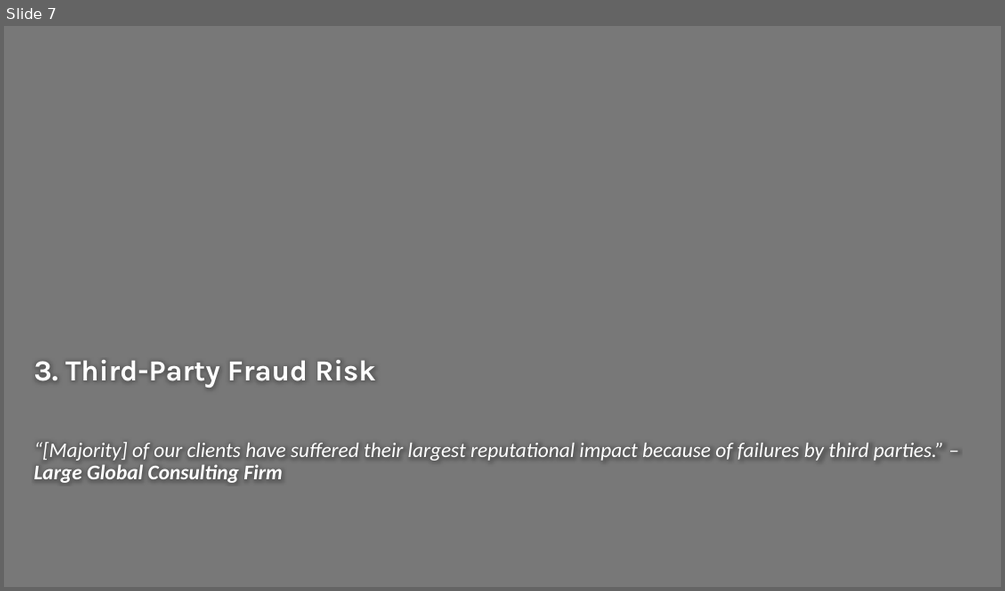
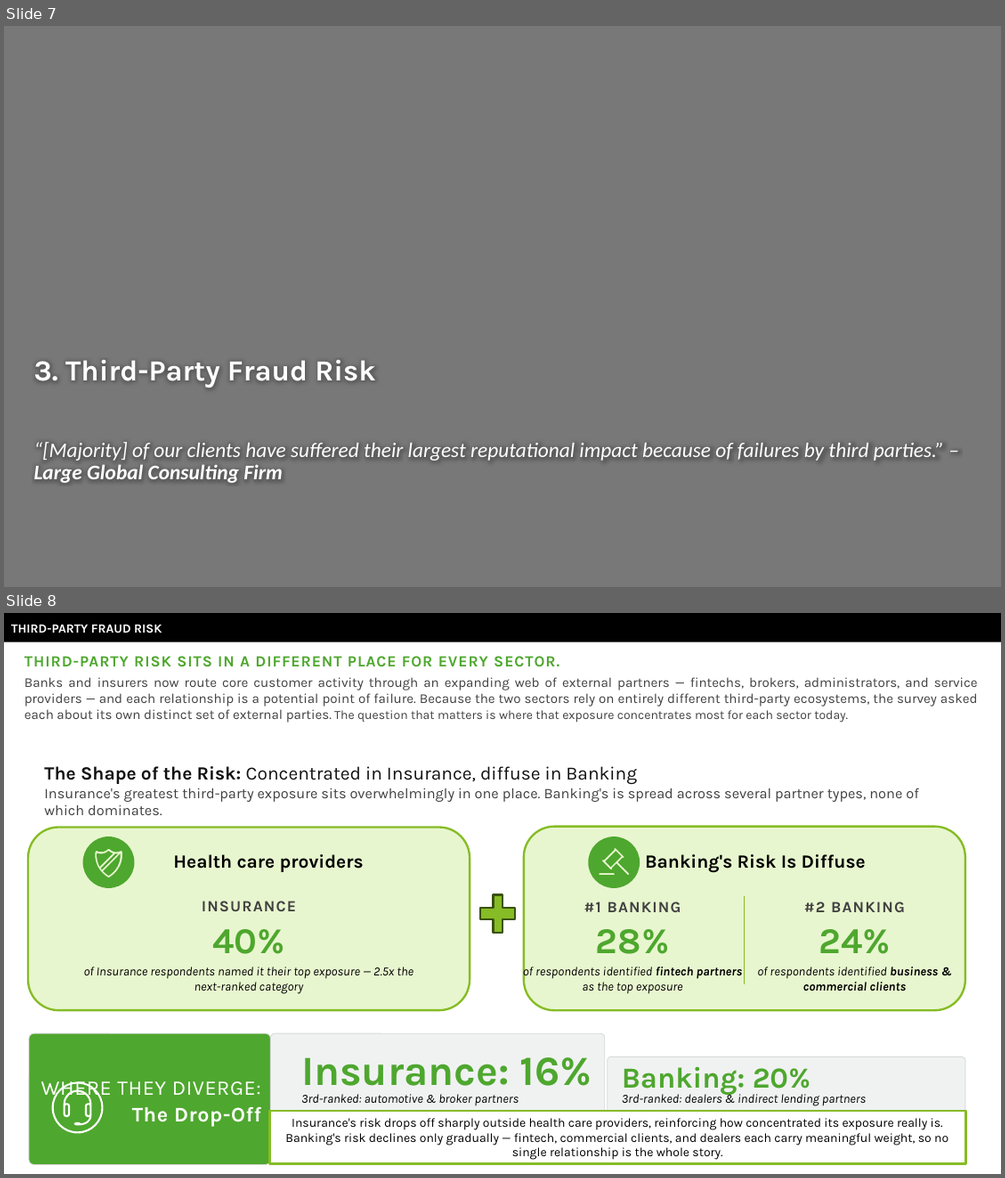
Before and after one commit to davidlin778/Fraud-in-2026, a slide deck: Visual Story One-Pagersv2.pptx. Shown one above the other, each under a label of ours: slide 7 before the commit, slides 7 and 8 after it. The pictures are 1005x591 and 1005x1178 pixels, drawn with LibreOffice and Linux fonts; fonts in the diff are those of the drawing; background and template pictures are left out. Boxes give left, top, right and bottom in pixels: in the first picture for what was removed or moved away, otherwise in the second. Text is boxed around its words. In the diff, an @@ line names an element or a change of style, - is before the commit and + after.

```diff
--- a/Visual Story One-Pagersv2.pptx
+++ b/Visual Story One-Pagersv2.pptx
@@ slide 8 added at (x1=4, y1=613, x2=1001, y2=1174), background #FFFFFF @@
@@ rectangle added at (x1=4, y1=613, x2=1001, y2=642), fill #000000, 12 pt, text #FFFFFF, bold @@
+THIRD-PARTY FRAUD RISK
@@ text added at (x1=24, y1=656, x2=559, y2=667), 15 pt, text #4EA72E, bold @@
+THIRD-PARTY RISK SITS IN A DIFFERENT PLACE FOR EVERY SECTOR.
@@ text added at (x1=24, y1=677, x2=978, y2=722), 13 pt, text #404040 @@
+Banks and insurers now route core customer activity through an expanding web of external partners — fintechs, brokers, administrators, and service providers — and each relationship is a potential point of failure. Because the two sectors rely on entirely different third-party ecosystems, the survey asked each about its own distinct set of external parties. The question that matters is where that exposure concentrates most for each sector today.
@@ text added at (x1=44, y1=766, x2=919, y2=815), 14 pt, text #404040 @@
+The Shape of the Risk: Concentrated in Insurance, diffuse in Banking
+Insurance's greatest third-party exposure sits overwhelmingly in one place. Banking's is spread across several partner types, none of which dominates.
@@ group added at (x1=28, y1=827, x2=476, y2=1010): 4 texts, 4 freeform shapes, 1 plus sign, 1 rounded rectangle @@
+40%
+of Insurance respondents named it their top exposure — 2.5x the next-ranked category
+Health care providers
+INSURANCE
@@ plus added at (x1=480, y1=895, x2=516, y2=933), fill #86BC25, outline #3B5210 2 pt @@
@@ group added at (x1=523, y1=826, x2=966, y2=1010): 7 texts, 2 freeform shapes, 1 rounded rectangle, 1 line @@
+Banking's Risk Is Diffuse
+of respondents identified fintech partners as the top exposure
+28%
+#1 BANKING
+24%
+of respondents identified business & commercial clients
+#2 BANKING
@@ rounded rectangle added at (x1=29, y1=1033, x2=270, y2=1164), fill #4EA72E, outline #D8D8D8 0.7 pt, 20 pt, text #FFFFFF @@
+WHERE THEY DIVERGE: The Drop-Off
@@ rounded rectangle added at (x1=270, y1=1033, x2=605, y2=1149), fill #F0F2F2, outline #D8D8D8 0.7 pt @@
@@ text added at (x1=301, y1=1057, x2=591, y2=1095), 40 pt, text #4EA72E, bold @@
+Insurance: 16%
@@ rounded rectangle added at (x1=607, y1=1056, x2=966, y2=1149), fill #F0F2F2, outline #D8D8D8 0.7 pt @@
@@ text added at (x1=622, y1=1066, x2=810, y2=1095), 28 pt, text #4EA72E, bold @@
+Banking: 20%
@@ freeform shape added at (x1=52, y1=1082, x2=104, y2=1134), fill #FFFFFF @@
@@ freeform shape added at (x1=63, y1=1090, x2=91, y2=1126), fill #FFFFFF @@
@@ text added at (x1=622, y1=1091, x2=866, y2=1106), 12 pt, text #000000, italic @@
+3rd-ranked: dealers & indirect lending partners
@@ rectangle added at (x1=269, y1=1111, x2=966, y2=1164), fill #FFFFFF, outline #86BC25 2.25 pt, 12 pt, text #000000 @@
+Insurance's risk drops off sharply outside health care providers, reinforcing how concentrated its exposure really is. Banking's risk declines only gradually — fintech, commercial clients, and dealers each carry meaningful weight, so no single relationship is the whole story.
@@ text added at (x1=301, y1=1094, x2=519, y2=1105), 12 pt, text #000000, italic @@
+3rd-ranked: automotive & broker partners
```
Also in this commit, not shown: 1 other slide added.
